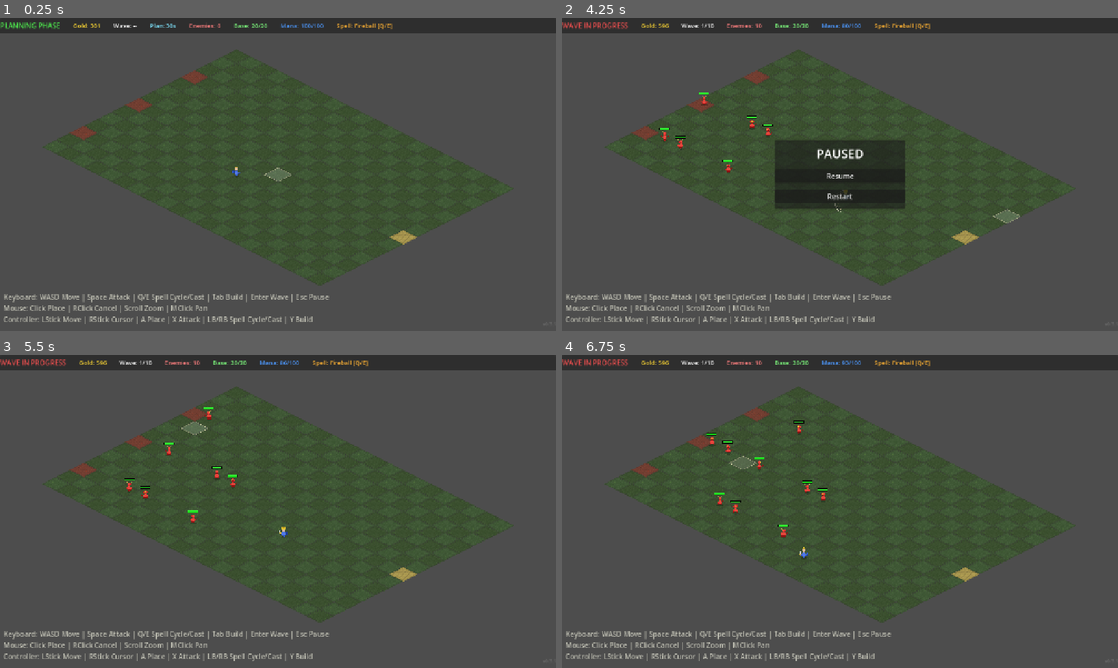
Above: before the commit, frames 1-4 (two rows, left to right).
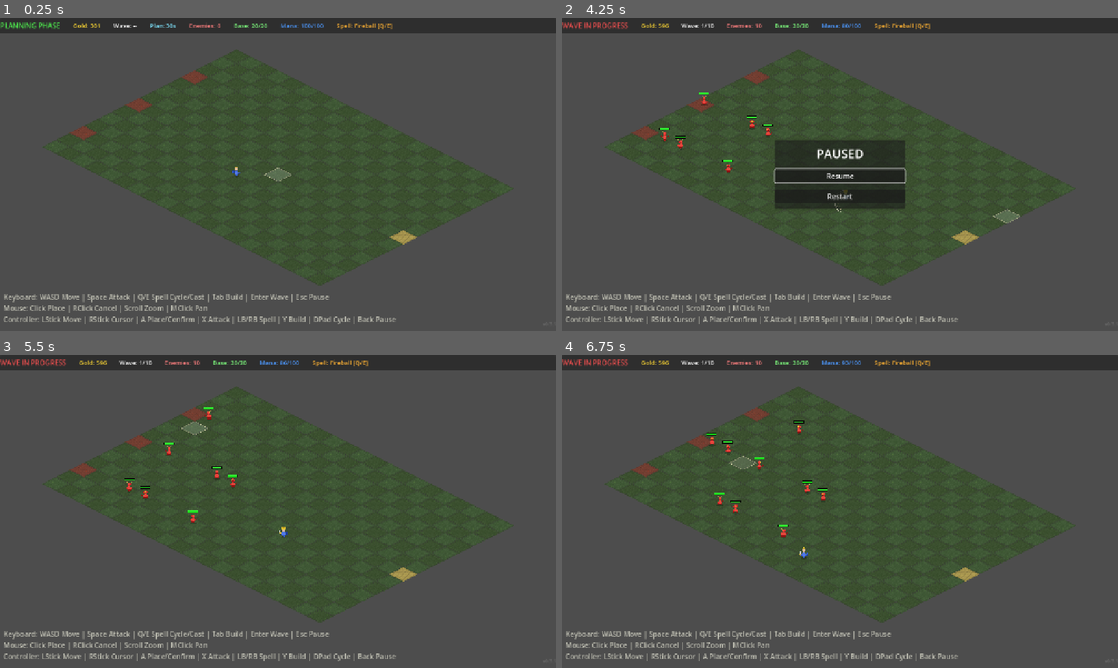
Above: after the commit, the same moments.

Repository: ragnorak02/kingdomDefense
Game: Godot game, scene res://scenes/Main.tscn
The game is run twice, just before and just after one commit, with the same random seed, the same clock (stepped at 60 frames per second) and the same inputs.
Inputs (mouse positions are in pixels of both pictures, inside the frame that each line leads up to):
- Up to frame 1 (0.25 s): no input
- Up to frame 2 (4.25 s): tap Enter (start_wave) at 0.5 s; move the mouse to (962, 158) at 0.52 s; hold D (move_right) 0.53-1.25 s; hold Enter (start_wave) 0.53-1.25 s; click (962, 158) at 0.67 s; tap Tab (toggle_build) at 0.8, 3.8 s; drag from (728, 190) to (812, 237) at 1.27 s; move the mouse to (895, 105) at 2.02 s; hold D (move_right) 2.03-2.75 s; hold Tab (toggle_build) 2.03-2.75 s; tap E (cast_spell) at 2.1 s; drag from (812, 237) to (673, 127) at 2.77 s; move the mouse to (1006, 221) at 3.52 s; hold A (move_left) from 3.53 s (still down); hold Space (hero_attack) from 3.53 s (still down); tap Escape (pause_game) at 4.15 s
- Up to frame 3 (5.5 s): release A (move_left) at 4.25 s; release Space (hero_attack) at 4.25 s; click "Resume" at 4.25 s; drag from (111, 464) to (194, 433) at 5.02 s
- Up to frame 4 (6.75 s): move the mouse to (867, 511) at 5.77 s; hold S (move_down) 5.78-6.5 s; hold Enter (start_wave) 5.78-6.5 s; click (867, 511) at 5.92 s; tap Tab (toggle_build) at 6.05 s; drag from (756, 433) to (728, 527) at 6.52 s

The runs differ from the first frame. In frame 1, 0.4% of the frame differs, in the area x 29-72%, y 95-98%; in frame 2, 0.7%, in the area x 29-72%, y 47-98%; in frame 3, 0.4%; in frame 4, 0.4%.

Commit message:
Fix Xbox controller support for build menu and all UI panels
- Add D-pad Up/Down input actions for cycling build items
- Auto-grab focus on build panel buttons when opened (Y)
- Auto-grab focus on Break/Pause/Game Over/Victory panels
- Release UI focus during WAVE phase so controls go to gameplay
- Fix Start/Pause button conflict (Pause moved to Back/Select)
- Add ui_confirm action for A button
- Set up focus neighbors on all panel buttons for D-pad navigation
- Update controls hint text with new mappings

Co-Authored-By: Claude Opus 4.6 <noreply@anthropic.com>

Diff:
--- a/project.godot
+++ b/project.godot
@@ -88,7 +88,7 @@
 pause_game={
 "deadzone": 0.5,
 "events": [Object(InputEventKey,"resource_local_to_scene":false,"resource_name":"","device":-1,"window_id":0,"alt_press …(195 unchanged characters)…
-, Object(InputEventJoypadButton,"resource_local_to_scene":false,"resource_name":"","device":-1,"button_index":6,"pressure":0.0,"pressed":true,"script":null)
+, Object(InputEventJoypadButton,"resource_local_to_scene":false,"resource_name":"","device":-1,"button_index":4,"pressure":0.0,"pressed":true,"script":null)
 ]
 }
 cycle_spell={
@@ -123,6 +123,21 @@
 "events": [Object(InputEventJoypadMotion,"resource_local_to_scene":false,"resource_name":"","device":-1,"axis":2,"axis_value":1.0,"script":null)
 ]
 }
+build_prev={
+"deadzone": 0.5,
+"events": [Object(InputEventJoypadButton,"resource_local_to_scene":false,"resource_name":"","device":-1,"button_index":11,"pressure":0.0,"pressed":true,"script":null)
+]
+}
+build_next={
+"deadzone": 0.5,
+"events": [Object(InputEventJoypadButton,"resource_local_to_scene":false,"resource_name":"","device":-1,"button_index":12,"pressure":0.0,"pressed":true,"script":null)
+]
+}
+ui_confirm={
+"deadzone": 0.5,
+"events": [Object(InputEventJoypadButton,"resource_local_to_scene":false,"resource_name":"","device":-1,"button_index":0,"pressure":0.0,"pressed":true,"script":null)
+]
+}
 
 [rendering]
 
--- a/scenes/Main.tscn
+++ b/scenes/Main.tscn
@@ -396,7 +396,7 @@
 theme_override_font_sizes/font_size = 16
 text = "Keyboard: WASD Move | Space Attack | Q/E Spell Cycle/Cast | Tab Build | Enter Wave | Esc Pause
 Mouse: Click Place | RClick Cancel | Scroll Zoom | MClick Pan
-Controller: LStick Move | RStick Cursor | A Place | X Attack | LB/RB Spell Cycle/Cast | Y Build"
+Controller: LStick Move | RStick Cursor | A Place/Confirm | X Attack | LB/RB Spell | Y Build | DPad Cycle | Back Pause"
 
 [node name="VersionLabel" type="Label" parent="UIManager"]
 unique_name_in_owner = true
--- a/scripts/UIManager.gd
+++ b/scripts/UIManager.gd
@@ -41,7 +41,21 @@
 var _message_timer: float = 0.0
 var _build_panel_visible: bool = false
 
+# Controller build cycling
+var _build_items: Array = []
+var _build_index: int = 0
+
 func _ready() -> void:
+	# Build item order for D-pad cycling
+	_build_items = [
+		Constants.BuildItem.WALL,
+		Constants.BuildItem.ROCK,
+		Constants.BuildItem.ARCHER_TOWER,
+		Constants.BuildItem.GROUND_ARCHER,
+		Constants.BuildItem.REMOVE,
+		Constants.BuildItem.UPGRADE,
+	]
+
 	# Connect signals
 	game_manager.gold_changed.connect(_on_gold_changed)
 	game_manager.base_hp_changed.connect(_on_base_hp_changed)
@@ -80,6 +94,9 @@
 	hero.mana_changed.connect(_on_mana_changed)
 	hero.spell_changed.connect(_on_spell_changed)
 
+	# Set up button focus neighbors for D-pad navigation
+	_setup_focus_neighbors()
+
 	# Init display
 	_on_gold_changed(game_manager.gold)
 	_on_base_hp_changed(game_manager.base_hp)
@@ -93,6 +110,45 @@
 	version_label.text = "v%s" % Constants.BUILD_VERSION
 	_update_build_panel_visibility()
 
+func _setup_focus_neighbors() -> void:
+	# Build panel: vertical chain so D-pad up/down navigates naturally
+	var build_buttons: Array[Button] = [wall_btn, rock_btn, tower_btn, archer_btn, remove_btn, upgrade_btn, start_wave_btn]
+	for i in range(build_buttons.size()):
+		var btn := build_buttons[i]
+		btn.focus_mode = Control.FOCUS_ALL
+		# Wrap top/bottom
+		var prev_btn := build_buttons[(i - 1) % build_buttons.size()]
+		var next_btn := build_buttons[(i + 1) % build_buttons.size()]
+		btn.focus_neighbor_top = prev_btn.get_path()
+		btn.focus_neighbor_bottom = next_btn.get_path()
+		# Prevent focus from escaping left/right
+		btn.focus_neighbor_left = btn.get_path()
+		btn.focus_neighbor_right = btn.get_path()
+
+	# Break panel
+	var continue_btn: Button = %ContinueButton
+	continue_btn.focus_mode = Control.FOCUS_ALL
+
+	# Game over panel
+	var restart_btn: Button = %RestartButton
+	restart_btn.focus_mode = Control.FOCUS_ALL
+
+	# Pause panel
+	var resume_btn: Button = %ResumeButton
+	var restart_pause_btn: Button = %RestartFromPauseButton
+	resume_btn.focus_mode = Control.FOCUS_ALL
+	restart_pause_btn.focus_mode = Control.FOCUS_ALL
+	resume_btn.focus_neighbor_bottom = restart_pause_btn.get_path()
+	restart_pause_btn.focus_neighbor_top = resume_btn.get_path()
+
+	# Victory panel
+	var endless_btn: Button = %EndlessButton
+	var victory_restart_btn: Button = %VictoryRestartButton
+	endless_btn.focus_mode = Control.FOCUS_ALL
+	victory_restart_btn.focus_mode = Control.FOCUS_ALL
+	endless_btn.focus_neighbor_bottom = victory_restart_btn.get_path()
+	victory_restart_btn.focus_neighbor_top = endless_btn.get_path()
+
 func _process(delta: float) -> void:
 	if _message_timer > 0:
 		_message_timer -= delta
@@ -102,9 +158,43 @@
 func _unhandled_input(event: InputEvent) -> void:
 	if event.is_action_pressed("pause_game"):
 		_toggle_pause()
-	if event.is_action_pressed("toggle_build") and not get_tree().paused:
+		get_viewport().set_input_as_handled()
+		return
+
+	if get_tree().paused:
+		return
+
+	if event.is_action_pressed("toggle_build"):
 		_build_panel_visible = not _build_panel_visible
 		_update_build_panel_visibility()
+		if _build_panel_visible and build_panel.visible:
+			_grab_build_focus()
+		get_viewport().set_input_as_handled()
+		return
+
+	# D-pad build cycling (only during PLANNING with build panel open)
+	if _build_panel_visible and build_panel.visible:
+		if event.is_action_pressed("build_next"):
+			_build_index = (_build_index + 1) % _build_items.size()
+			build_manager.select_item(_build_items[_build_index])
+			_focus_build_button(_build_index)
+			get_viewport().set_input_as_handled()
+			return
+		if event.is_action_pressed("build_prev"):
+			_build_index = (_build_index - 1 + _build_items.size()) % _build_items.size()
+			build_manager.select_item(_build_items[_build_index])
+			_focus_build_button(_build_index)
+			get_viewport().set_input_as_handled()
+			return
+
+func _grab_build_focus() -> void:
+	# Focus the currently selected build button (or first one)
+	_focus_build_button(_build_index)
+
+func _focus_build_button(index: int) -> void:
+	var buttons: Array[Button] = [wall_btn, rock_btn, tower_btn, archer_btn, remove_btn, upgrade_btn]
+	if index >= 0 and index < buttons.size():
+		buttons[index].grab_focus()
 
 func _on_gold_changed(amount: int) -> void:
 	gold_label.text = "Gold: %d" % amount
@@ -134,6 +224,8 @@
 			victory_panel.visible = false
 			start_wave_btn.visible = true
 			timer_label.visible = true
+			# Auto-focus build panel for controller
+			call_deferred("_grab_build_focus")
 		GameManagerClass.Phase.WAVE:
 			phase_label.text = "WAVE IN PROGRESS"
 			phase_label.add_theme_color_override("font_color", Color(0.9, 0.3, 0.3))
@@ -141,6 +233,8 @@
 			_build_panel_visible = false
 			start_wave_btn.visible = false
 			timer_label.visible = false
+			# Release focus so controller inputs go to gameplay
+			_release_ui_focus()
 		GameManagerClass.Phase.BREAK:
 			phase_label.text = "WAVE COMPLETE!"
 			phase_label.add_theme_color_override("font_color", Color(0.9, 0.8, 0.2))
@@ -150,6 +244,8 @@
 			break_wave_label.text = "Wave %d Cleared!" % game_manager.current_wave
 			break_gold_label.text = "Gold: %d" % game_manager.gold
 			break_hp_label.text = "Base HP: %d/%d" % [game_manager.base_hp, Constants.BASE_MAX_HP]
+			# Focus continue button for controller
+			call_deferred("_focus_break_panel")
 		GameManagerClass.Phase.GAME_OVER:
 			phase_label.text = "DEFEAT"
 			phase_label.add_theme_color_override("font_color", Color(0.7, 0.1, 0.1))
@@ -158,6 +254,8 @@
 			game_over_panel.visible = true
 			victory_panel.visible = false
 			wave_reached_label.text = "Survived to Wave %d" % game_manager.current_wave
+			# Focus restart button for controller
+			call_deferred("_focus_game_over_panel")
 		GameManagerClass.Phase.VICTORY:
 			phase_label.text = "VICTORY!"
 			phase_label.add_theme_color_override("font_color", Color(1.0, 0.85, 0.2))
@@ -168,6 +266,23 @@
 			%VictoryWaveLabel.text = "All %d Waves Cleared!" % Constants.FINAL_WAVE
 			%VictoryGoldLabel.text = "Final Gold: %d" % game_manager.gold
 			%VictoryHPLabel.text = "Base HP: %d/%d" % [game_manager.base_hp, Constants.BASE_MAX_HP]
+			# Focus endless button for controller
+			call_deferred("_focus_victory_panel")
+
+func _focus_break_panel() -> void:
+	%ContinueButton.grab_focus()
+
+func _focus_game_over_panel() -> void:
+	%RestartButton.grab_focus()
+
+func _focus_victory_panel() -> void:
+	%EndlessButton.grab_focus()
+
+func _release_ui_focus() -> void:
+	# Remove focus from any UI button so controller goes back to gameplay
+	var focused := get_viewport().gui_get_focus_owner()
+	if focused:
+		focused.release_focus()
 
 func _on_item_selected(item: int) -> void:
 	# Highlight selected button
@@ -178,12 +293,24 @@
 	remove_btn.modulate = Color.WHITE
 	upgrade_btn.modulate = Color.WHITE
 	match item:
-		Constants.BuildItem.WALL: wall_btn.modulate = Color.YELLOW
-		Constants.BuildItem.ROCK: rock_btn.modulate = Color.YELLOW
-		Constants.BuildItem.ARCHER_TOWER: tower_btn.modulate = Color.YELLOW
-		Constants.BuildItem.GROUND_ARCHER: archer_btn.modulate = Color.YELLOW
-		Constants.BuildItem.REMOVE: remove_btn.modulate = Color(1, 0.5, 0.5)
-		Constants.BuildItem.UPGRADE: upgrade_btn.modulate = Color(0.5, 1, 0.5)
+		Constants.BuildItem.WALL:
+			wall_btn.modulate = Color.YELLOW
+			_build_index = 0
+		Constants.BuildItem.ROCK:
+			rock_btn.modulate = Color.YELLOW
+			_build_index = 1
+		Constants.BuildItem.ARCHER_TOWER:
+			tower_btn.modulate = Color.YELLOW
+			_build_index = 2
+		Constants.BuildItem.GROUND_ARCHER:
+			archer_btn.modulate = Color.YELLOW
+			_build_index = 3
+		Constants.BuildItem.REMOVE:
+			remove_btn.modulate = Color(1, 0.5, 0.5)
+			_build_index = 4
+		Constants.BuildItem.UPGRADE:
+			upgrade_btn.modulate = Color(0.5, 1, 0.5)
+			_build_index = 5
 
 func _update_button_affordability() -> void:
 	var g: int = game_manager.gold
@@ -206,6 +333,17 @@
 	var is_paused := not get_tree().paused
 	get_tree().paused = is_paused
 	pause_panel.visible = is_paused
+	if is_paused:
+		call_deferred("_focus_pause_panel")
+	else:
+		# Return focus to build panel if in planning
+		if _build_panel_visible and build_panel.visible:
+			call_deferred("_grab_build_focus")
+		else:
+			_release_ui_focus()
+
+func _focus_pause_panel() -> void:
+	%ResumeButton.grab_focus()
 
 func _unpause_and_restart() -> void:
 	get_tree().paused = false
